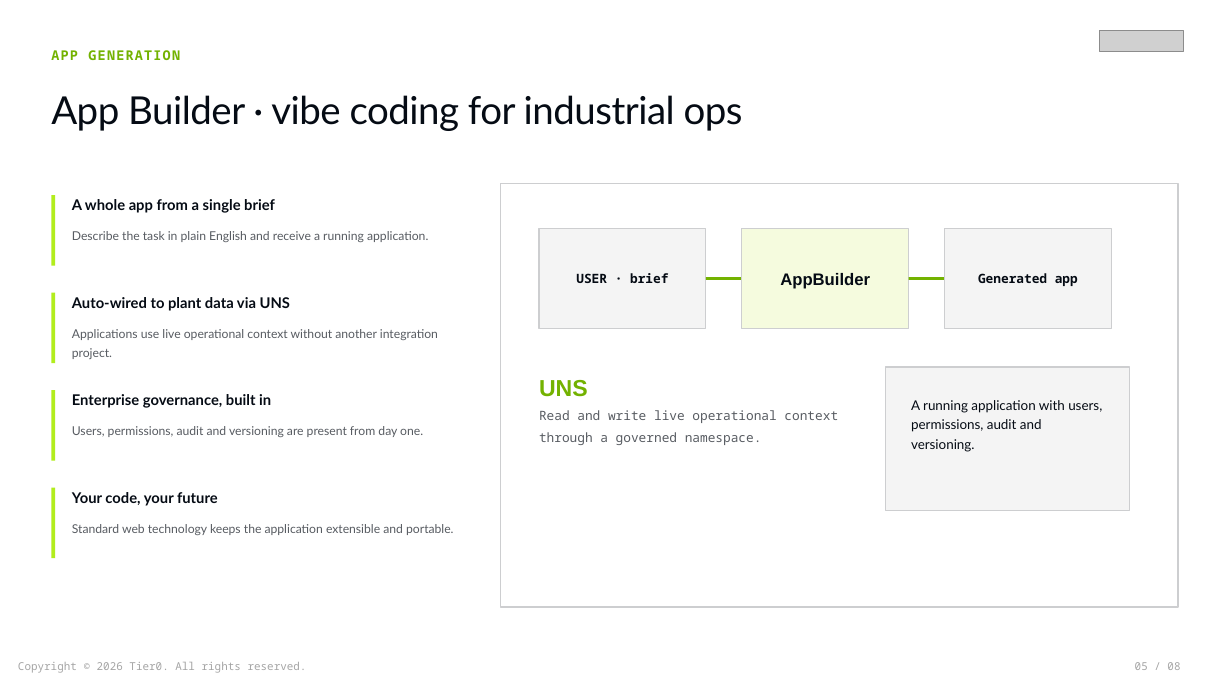
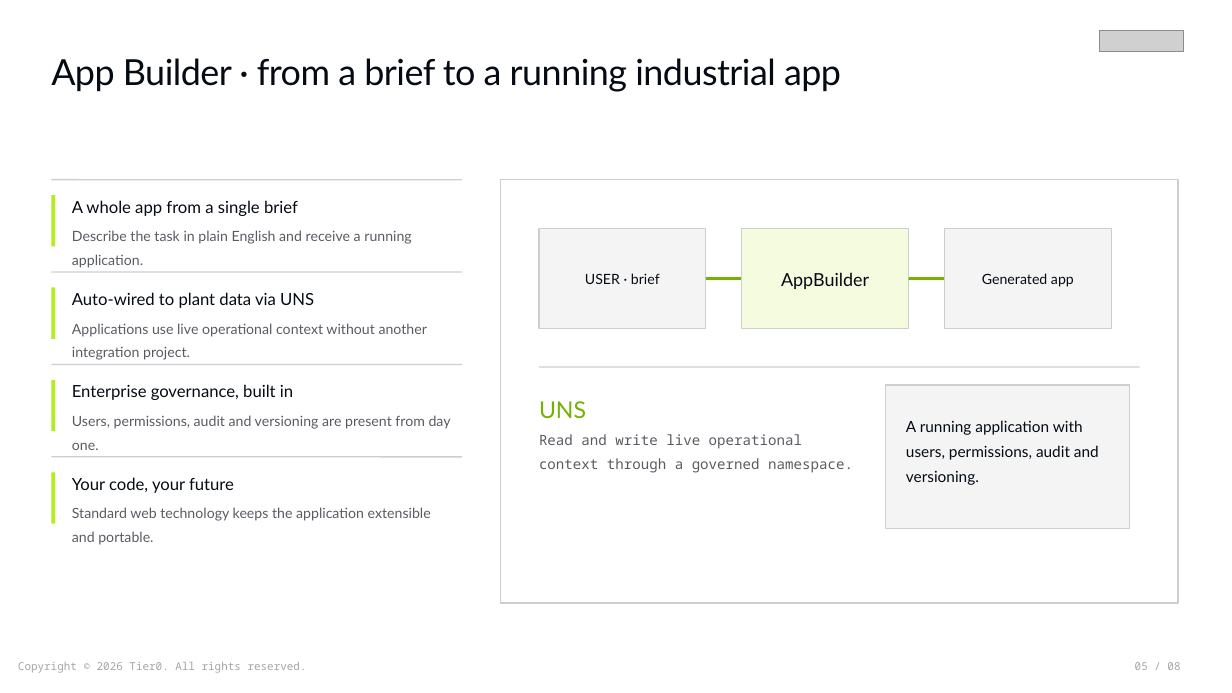
Before and after one commit to FREEZONEX/Tier0-Design-System, a slide deck: slide 5 of docs/slide-skill/demo-en/deck.pptx. Drawn at 1232x693 pixels with LibreOffice and Linux fonts; fonts in the diff are those of the drawing; grey boxes stand for pictures. Boxes give left, top, right and bottom in pixels: in the first picture for what was removed or moved away, otherwise in the second. Text is boxed around its words. In the diff, an @@ line names an element or a change of style, - is before the commit and + after.

```diff
--- a/docs/slide-skill/demo-en/deck.pptx
+++ b/docs/slide-skill/demo-en/deck.pptx
@@ text at (51, 58, 841, 92): text changed; size 30 to 28 pt @@
-App Builder · vibe coding for industrial ops
+App Builder · from a brief to a running industrial app
@@ text removed at (51, 50, 180, 60) @@
-APP GENERATION
@@ line added from (52, 179) to (462, 179), #CDCED0 1 pt @@
@@ rectangle: place and size @@
-rectangle at (501, 184, 1178, 607)
+rectangle at (501, 179, 1178, 603)
@@ rectangle: place and size @@
-rectangle at (52, 195, 55, 265)
+rectangle at (52, 195, 55, 247)
@@ text "USER · brief" at (585, 273, 660, 284): size 10 to 11 pt, font Noto Sans Mono to Lato, bold off @@
@@ text "AppBuilder" at (781, 272, 869, 289): size 13 to 14 pt, font Arial to Lato, bold off @@
@@ text "Generated app" at (982, 273, 1074, 287): size 10 to 11 pt, font Noto Sans Mono to Lato, bold off @@
@@ rectangle: place and size @@
-rectangle at (52, 293, 55, 363)
+rectangle at (52, 287, 55, 339)
@@ line added from (52, 272) to (462, 272), #CDCED0 1 pt @@
@@ rectangle: place and size @@
-rectangle at (52, 390, 55, 460)
+rectangle at (52, 380, 55, 432)
@@ line added from (52, 364) to (462, 364), #CDCED0 1 pt @@
@@ text "Enterprise governance, built in": place and size @@
-text "Enterprise governance, built in" at (72, 394, 271, 408)
+text "Enterprise governance, built in" at (72, 384, 293, 400)
@@ line added from (539, 367) to (1140, 367), #CDCED0 1 pt @@
@@ rectangle: place and size @@
-rectangle at (885, 367, 1129, 511)
+rectangle at (885, 385, 1129, 530)
@@ text "Users, permissions, audit and versioning ...": place and size @@
-text "Users, permissions, audit and versioning ..." at (72, 426, 423, 437)
+text "Users, permissions, audit and versioning ..." at (72, 415, 451, 450)
@@ text "UNS": place and size @@
-text "UNS" at (539, 380, 588, 397)
+text "UNS" at (539, 401, 586, 419)
@@ text "UNS" at (539, 401, 586, 419): font Arial to Lato, bold off @@
@@ text "A running application with users, ...": place and size @@
-text "A running application with users, ..." at (911, 400, 1102, 452)
+text "A running application with users, ..." at (906, 420, 1099, 485)
@@ text "A running application with users, ..." at (906, 420, 1099, 485): size 10.5 to 12 pt; line spacing 1.2 to 1.35 @@
@@ text "Read and write live operational ...": place and size @@
-text "Read and write live operational ..." at (539, 410, 838, 445)
+text "Read and write live operational ..." at (539, 434, 853, 473)
@@ text "Read and write live operational ..." at (539, 434, 853, 473): size 10 to 11 pt @@
@@ rectangle: place and size @@
-rectangle at (52, 488, 55, 558)
+rectangle at (52, 472, 55, 524)
@@ line added from (52, 457) to (462, 457), #CDCED0 1 pt @@
@@ size 11.5 to 13 pt, bold off in 4 elements at (72, 200, 298, 216), (72, 292, 314, 308), (72, 384, 293, 400), (72, 477, 234, 493) @@
@@ text "Your code, your future": place and size @@
-text "Your code, your future" at (72, 492, 218, 506)
+text "Your code, your future" at (72, 477, 234, 493)
@@ size 9.5 to 11 pt; line spacing 1.35 to 1.4 in 4 elements at (72, 230, 411, 268), (72, 323, 427, 360), (72, 415, 451, 450), (72, 507, 431, 545) @@
@@ text "Standard web technology keeps the ...": place and size @@
-text "Standard web technology keeps the ..." at (72, 524, 453, 535)
+text "Standard web technology keeps the ..." at (72, 507, 431, 545)
```
Also in this commit, not shown: 6 other slides changed, 30 other files.
